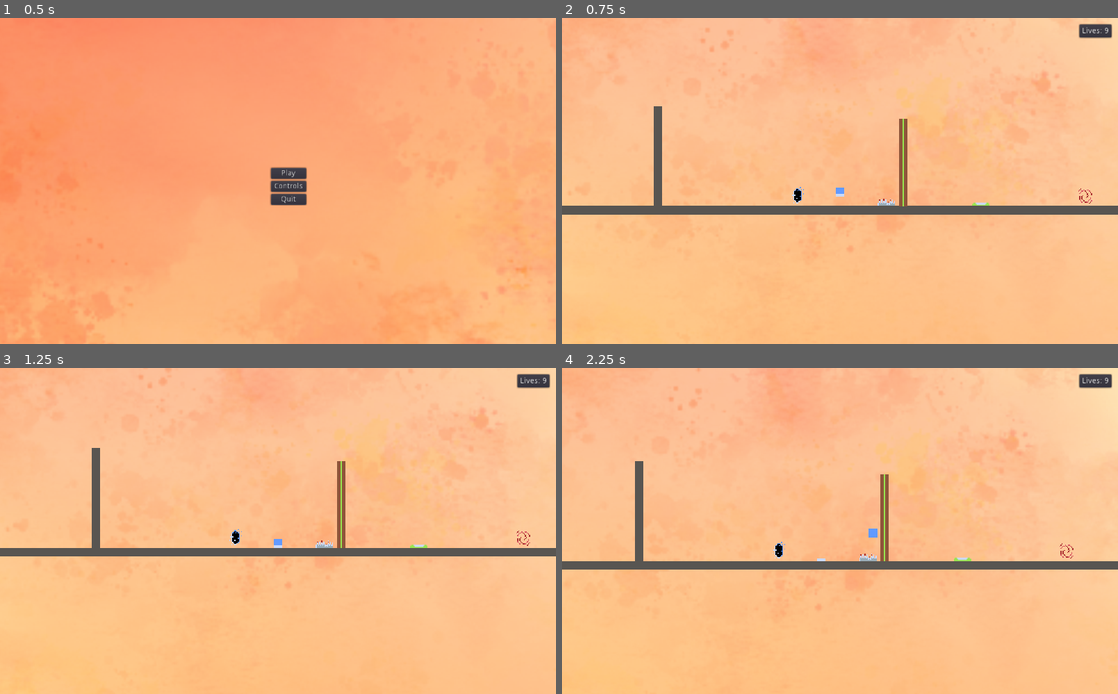
Above: before the commit, frames 1-4 (two rows, left to right).
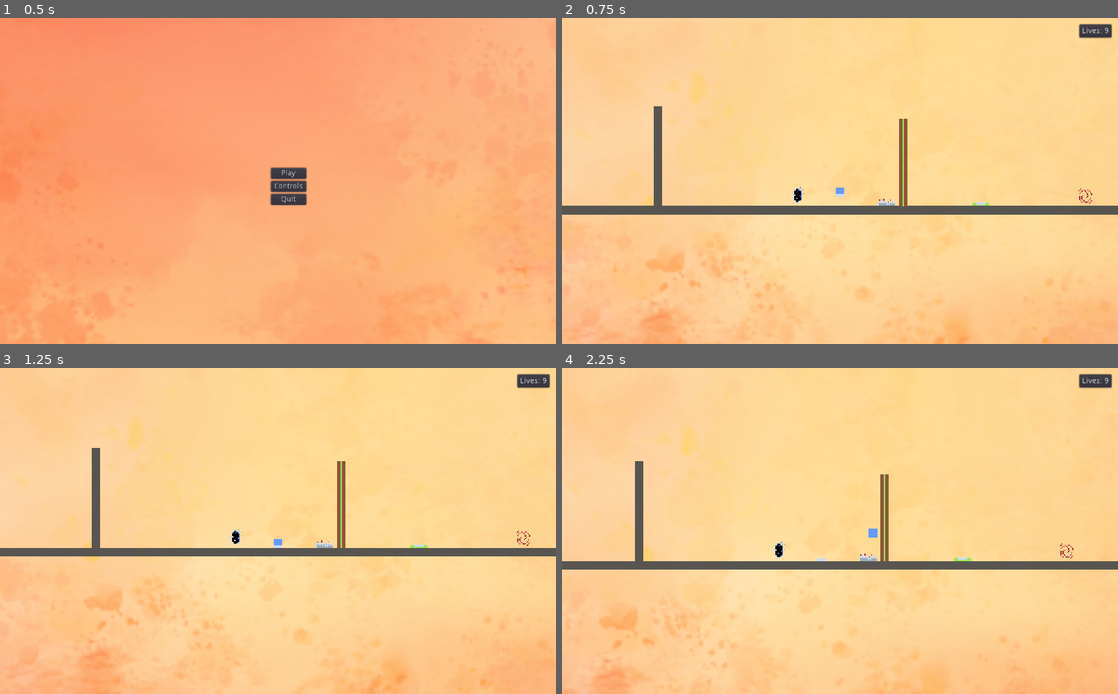
Above: after the commit, the same moments.

Repository: Jaden-Giordano/ikigai-gdn2021
Game: Godot game, scene res://Main.tscn
The game is run twice, just before and just after one commit, with the same random seed, the same clock (stepped at 60 frames per second) and the same inputs.
Inputs:
- Up to frame 1 (0.5 s): no input
- Up to frame 2 (0.75 s): click "Play" at 0.5 s
- Up to frame 3 (1.25 s): no input
- Up to frame 4 (2.25 s): hold D (right) from 1.28 s (still down); tap Space (jump) at 1.52 s

Frame 1 is identical in both runs. In frame 2, 31% of the frame differs, in the area x 0-100%, y 0-100%; in frame 3, 29%; in frame 4, 34%.

Commit message:
Add level bg to all levels

Diff:
--- a/Level.tscn
+++ b/Level.tscn
@@ -1,17 +1,41 @@
-[gd_scene load_steps=4 format=2]
+[gd_scene load_steps=7 format=2]
 
 [ext_resource path="res://Player.tscn" type="PackedScene" id=1]
 [ext_resource path="res://Portal.tscn" type="PackedScene" id=2]
 [ext_resource path="res://Level.gd" type="Script" id=3]
+[ext_resource path="res://assets/2.png" type="Texture" id=4]
+[ext_resource path="res://assets/3.png" type="Texture" id=5]
+[ext_resource path="res://assets/1.png" type="Texture" id=6]
 
 [node name="Level" type="Node2D"]
 script = ExtResource( 3 )
 
 [node name="ParallaxBackground" type="ParallaxBackground" parent="."]
+scale = Vector2( 5, 5 )
+transform = Transform2D( 5, 0, 0, 5, 0, 0 )
+
+[node name="ParallaxLayer" type="ParallaxLayer" parent="ParallaxBackground"]
+motion_scale = Vector2( 0.1, 0.1 )
+
+[node name="Sprite" type="Sprite" parent="ParallaxBackground/ParallaxLayer"]
+texture = ExtResource( 6 )
+
+[node name="ParallaxLayer2" type="ParallaxLayer" parent="ParallaxBackground"]
+motion_scale = Vector2( 0.25, 0.2 )
+
+[node name="Sprite" type="Sprite" parent="ParallaxBackground/ParallaxLayer2"]
+texture = ExtResource( 4 )
+
+[node name="ParallaxLayer3" type="ParallaxLayer" parent="ParallaxBackground"]
+motion_scale = Vector2( 0.5, 0.3 )
+
+[node name="Sprite" type="Sprite" parent="ParallaxBackground/ParallaxLayer3"]
+texture = ExtResource( 5 )
 
 [node name="Portal" parent="." instance=ExtResource( 2 )]
 
 [node name="Player" parent="." instance=ExtResource( 1 )]
 position = Vector2( 0, -50 )
+
 [connection signal="player_entered" from="Portal" to="." method="_on_portal_entered"]
 [connection signal="death" from="Player" to="." method="_on_death"]
--- a/levels/LevelOne.tscn
+++ b/levels/LevelOne.tscn
@@ -1,37 +1,13 @@
-[gd_scene load_steps=10 format=2]
+[gd_scene load_steps=7 format=2]
 
 [ext_resource path="res://Floor.tscn" type="PackedScene" id=1]
 [ext_resource path="res://Level.tscn" type="PackedScene" id=2]
-[ext_resource path="res://assets/2.png" type="Texture" id=3]
-[ext_resource path="res://assets/3.png" type="Texture" id=4]
-[ext_resource path="res://assets/1.png" type="Texture" id=5]
 [ext_resource path="res://Trap.tscn" type="PackedScene" id=6]
 [ext_resource path="res://SpiritButton.tscn" type="PackedScene" id=7]
 [ext_resource path="res://Wall.tscn" type="PackedScene" id=8]
 [ext_resource path="res://Rift.tscn" type="PackedScene" id=9]
 
 [node name="LevelOne" instance=ExtResource( 2 )]
-
-[node name="ParallaxLayer" type="ParallaxLayer" parent="ParallaxBackground" index="0"]
-motion_scale = Vector2( 1.1, 1.1 )
-
-[node name="Sprite" type="Sprite" parent="ParallaxBackground/ParallaxLayer" index="0"]
-scale = Vector2( 4, 4 )
-texture = ExtResource( 5 )
-
-[node name="ParallaxLayer2" type="ParallaxLayer" parent="ParallaxBackground" index="1"]
-motion_scale = Vector2( 1.4, 1.4 )
-
-[node name="Sprite" type="Sprite" parent="ParallaxBackground/ParallaxLayer2" index="0"]
-scale = Vector2( 4, 4 )
-texture = ExtResource( 3 )
-
-[node name="ParallaxLayer3" type="ParallaxLayer" parent="ParallaxBackground" index="2"]
-motion_scale = Vector2( 1.7, 1.7 )
-
-[node name="Sprite" type="Sprite" parent="ParallaxBackground/ParallaxLayer3" index="0"]
-scale = Vector2( 4, 4 )
-texture = ExtResource( 4 )
 
 [node name="Floor" parent="." index="1" instance=ExtResource( 1 )]
 position = Vector2( 220.45, 5.54248 )
@@ -60,6 +36,7 @@
 [node name="Floor3" parent="." index="9" instance=ExtResource( 1 )]
 position = Vector2( 627.124, -90.9529 )
 scale = Vector2( 1, 12.32 )
+
 [connection signal="playable_touched" from="Trap" to="Player" method="kill"]
 [connection signal="pressed" from="SpiritButton" to="Wall" method="destroy"]
 [connection signal="entered" from="Rift" to="Player" method="toggle"]
--- a/levels/LevelTwo.tscn
+++ b/levels/LevelTwo.tscn
@@ -13,67 +13,68 @@
 [node name="LevelTwo" instance=ExtResource( 1 )]
 
 [node name="Portal" parent="." index="1"]
-position = Vector2( 407.291, -12.6544 )
+position = Vector2( 878.479, -30.2255 )
 
 [node name="Player" parent="." index="2"]
-position = Vector2( -511.312, -15.0003 )
+position = Vector2( -40.1242, -32.5714 )
 
 [node name="SpiritWall" parent="." index="3" instance=ExtResource( 5 )]
-position = Vector2( -115.717, -18.5783 )
+position = Vector2( 355.471, -36.1494 )
 scale = Vector2( 1, 5.96 )
 
 [node name="Wall" parent="." index="4" instance=ExtResource( 6 )]
-position = Vector2( 246.81, -14.8173 )
+position = Vector2( 717.998, -32.3884 )
 scale = Vector2( 1, 5 )
 
 [node name="Floor" parent="." index="5" instance=ExtResource( 2 )]
-position = Vector2( -66.5398, 23.5626 )
+position = Vector2( 404.648, 5.99149 )
 scale = Vector2( 200, 1 )
 
 [node name="Floor2" parent="." index="6" instance=ExtResource( 2 )]
-position = Vector2( -200.752, -60.5325 )
+position = Vector2( 270.436, -78.1036 )
 scale = Vector2( 12, 1 )
 
 [node name="Floor3" parent="." index="7" instance=ExtResource( 2 )]
-position = Vector2( -112.699, -160.522 )
+position = Vector2( 358.489, -178.093 )
 scale = Vector2( 1, 13.48 )
 
 [node name="Trap" parent="." index="8" instance=ExtResource( 3 )]
-position = Vector2( -258.331, -68.5544 )
+position = Vector2( 212.857, -86.1255 )
 
 [node name="Trap2" parent="." index="9" instance=ExtResource( 3 )]
-position = Vector2( -193.5, -68.5 )
+position = Vector2( 277.688, -86.0711 )
 
 [node name="PhysicalButton" parent="." index="10" instance=ExtResource( 4 )]
-position = Vector2( -142.299, -68.58 )
+position = Vector2( 328.889, -86.1511 )
 
 [node name="Floor4" parent="." index="11" instance=ExtResource( 2 )]
-position = Vector2( -715.65, -67.3594 )
+position = Vector2( -244.462, -84.9305 )
 scale = Vector2( 1, 10.84 )
 
 [node name="Floor5" parent="." index="12" instance=ExtResource( 2 )]
-position = Vector2( 491.036, -65.677 )
+position = Vector2( 962.224, -83.2481 )
 scale = Vector2( 1, 10.16 )
 
 [node name="Floor6" parent="." index="13" instance=ExtResource( 2 )]
-position = Vector2( 130.097, -59.9988 )
+position = Vector2( 601.285, -77.5699 )
 scale = Vector2( 16.32, 1 )
 
 [node name="Floor7" parent="." index="14" instance=ExtResource( 2 )]
-position = Vector2( 247.756, -143.182 )
+position = Vector2( 718.944, -160.753 )
 scale = Vector2( 1, 9.52 )
 
 [node name="SpiritButton" parent="." index="15" instance=ExtResource( 7 )]
-position = Vector2( 215.122, -68.1612 )
+position = Vector2( 686.31, -85.7323 )
 
 [node name="SpiritTrap" parent="." index="16" instance=ExtResource( 9 )]
-position = Vector2( 128.973, -67.9845 )
+position = Vector2( 600.161, -85.5556 )
 
 [node name="SpiritTrap2" parent="." index="17" instance=ExtResource( 9 )]
-position = Vector2( 57.391, -67.9845 )
+position = Vector2( 528.579, -85.5556 )
 
 [node name="Rift" parent="." index="18" instance=ExtResource( 8 )]
-position = Vector2( -559.993, -1.13058 )
+position = Vector2( -88.8052, -18.7017 )
+
 [connection signal="playable_touched" from="Trap" to="Player" method="kill"]
 [connection signal="playable_touched" from="Trap2" to="Player" method="kill"]
 [connection signal="pressed" from="PhysicalButton" to="SpiritWall" method="destroy"]
